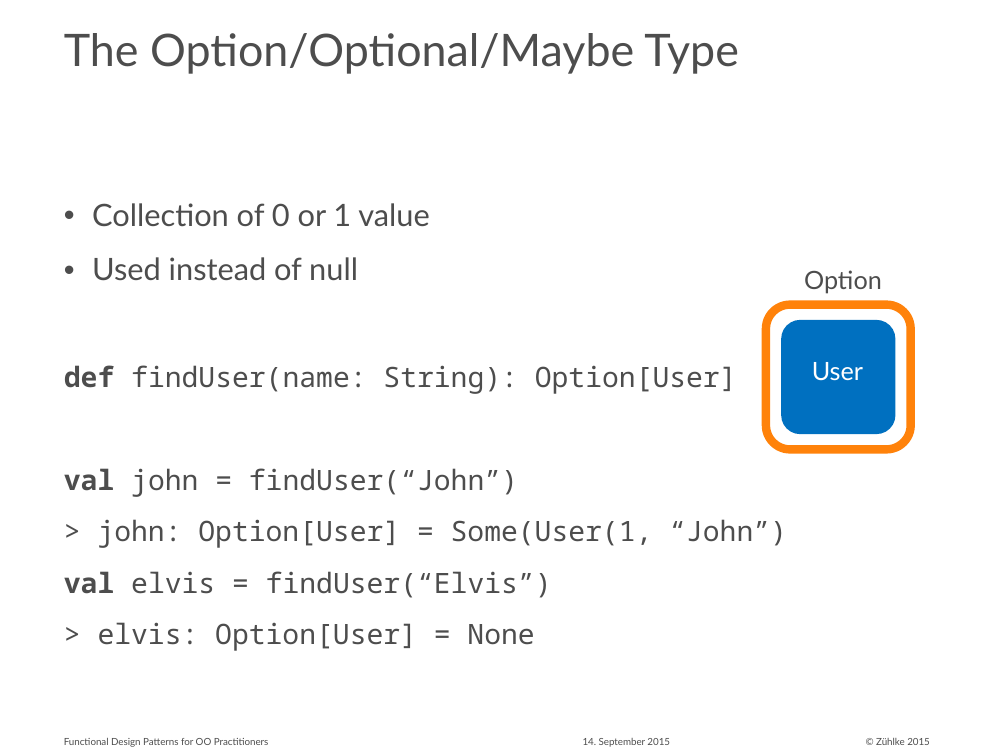
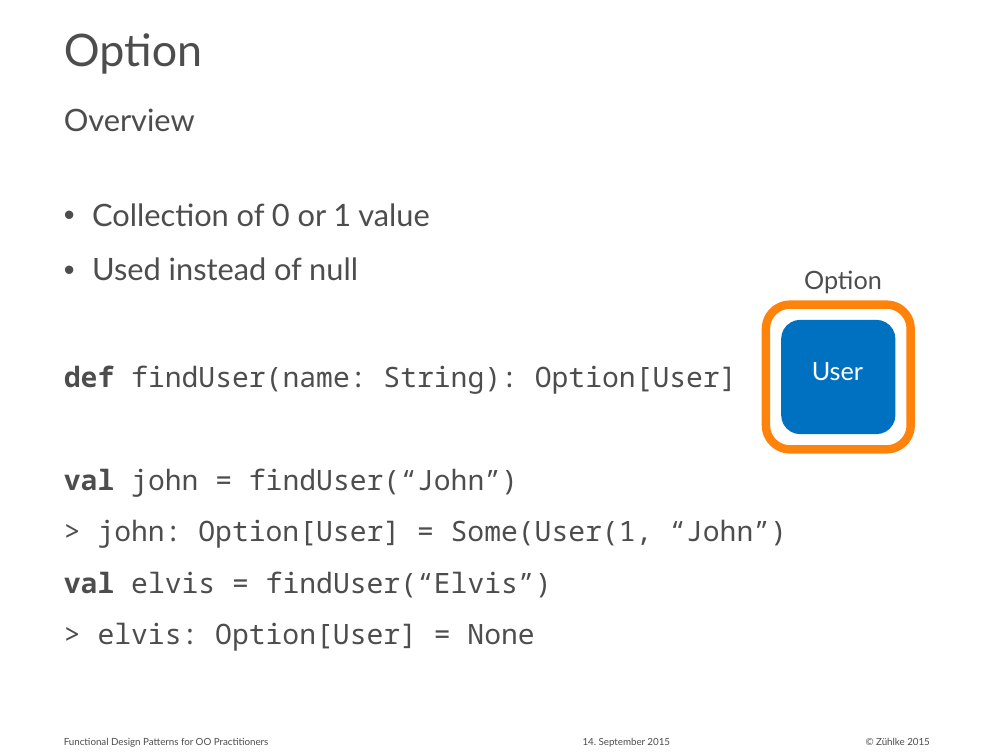
Before and after one commit to aax/zdays-fp-patterns, a slide deck: slide 15 of Functional Design Patterns for OO Practitioners.pptx. Drawn at 1008x756 pixels with LibreOffice and Linux fonts; fonts in the diff are those of the drawing. Boxes give left, top, right and bottom in pixels: in the first picture for what was removed or moved away, otherwise in the second. Text is boxed around its words. In the diff, an @@ line names an element or a change of style, - is before the commit and + after.

```diff
--- a/Functional Design Patterns for OO Practitioners.pptx
+++ b/Functional Design Patterns for OO Practitioners.pptx
@@ title at (64,33,202,74): text changed @@
-The Option/Optional/Maybe Type
+Option
@@ text added at (64,108,195,131), 22 pt, text #4D4D4D @@
+Overview
```
Also in this commit, not shown: 9 other slides changed, 3 slides added.
